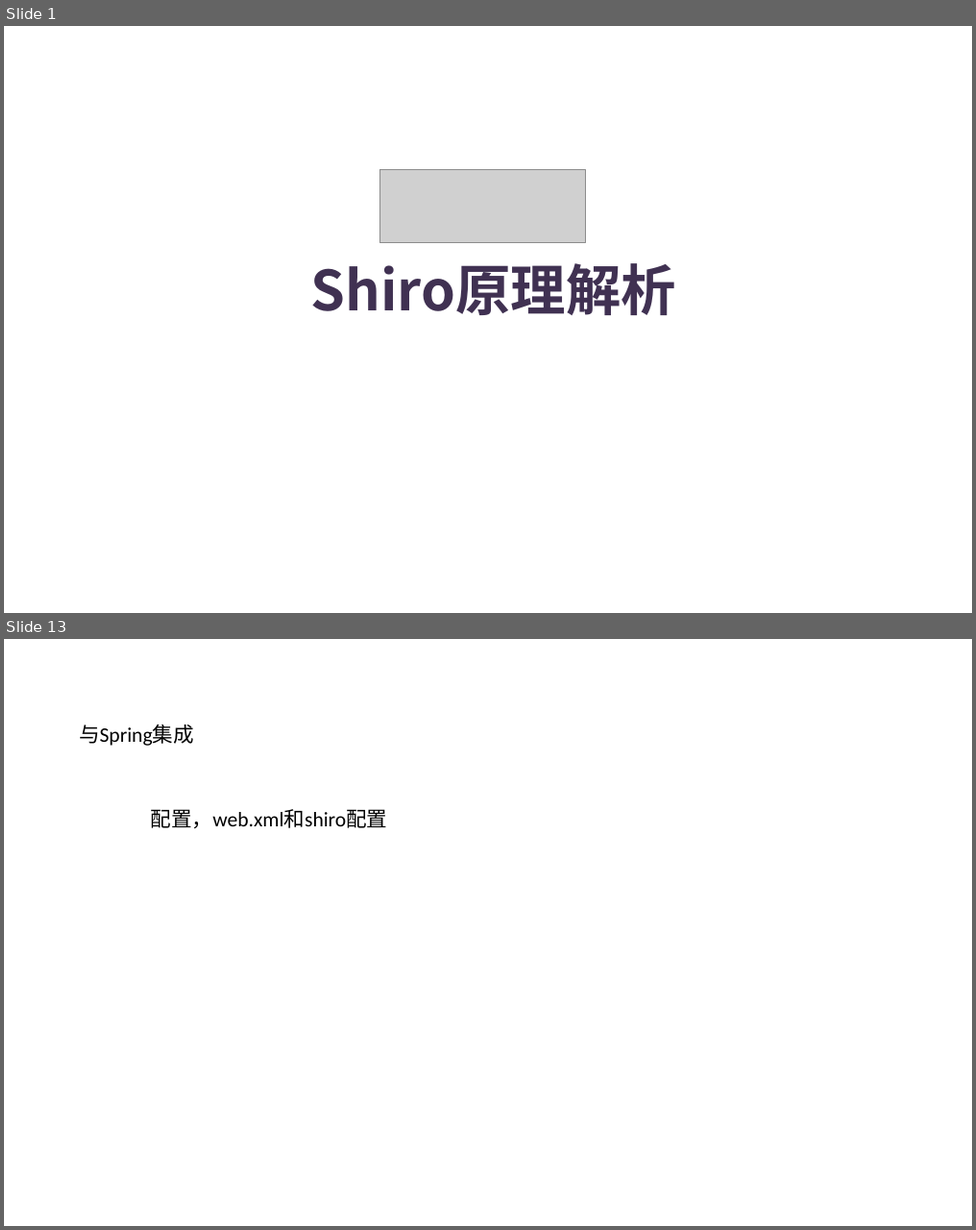
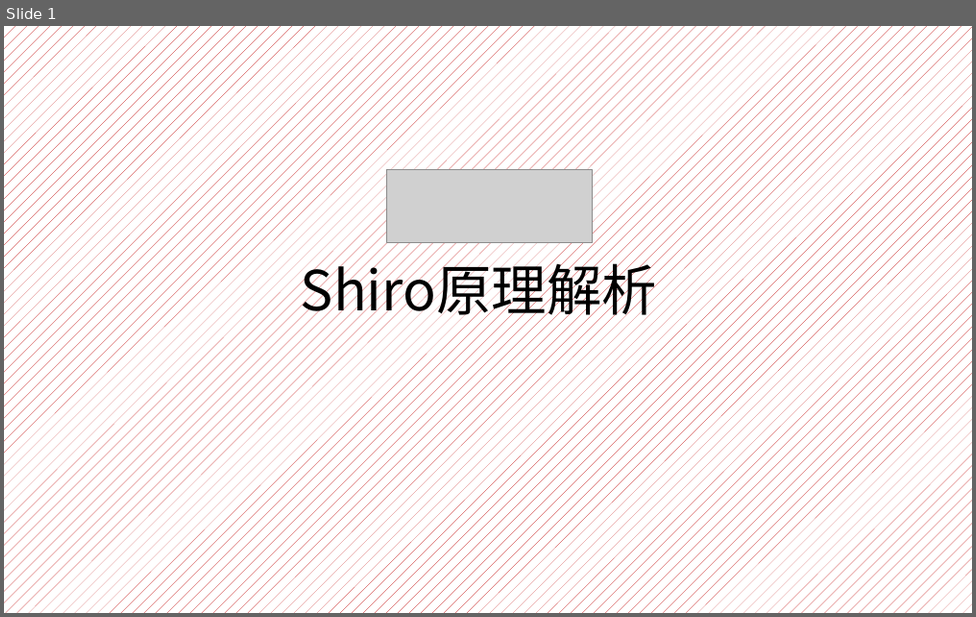
Before and after one commit to yanghaikun/shiro-in-action, a slide deck: shiro原理解析.pptx. Shown one above the other, each under a label of ours: slides 1 and 13 before the commit, slide 1 after it; the slides between them are not shown. The pictures are 976x1230 and 976x617 pixels, drawn with LibreOffice and Linux fonts; fonts in the diff are those of the drawing; grey boxes stand for pictures; background and template pictures are left out. Boxes give left, top, right and bottom in pixels: in the first picture for what was removed or moved away, otherwise in the second. Text is boxed around its words. In the diff, an @@ line names an element or a change of style, - is before the commit and + after.

```diff
--- a/shiro原理解析.pptx
+++ b/shiro原理解析.pptx
@@ slide 13 removed at bbox=[4, 639, 972, 1226], background picture (left out) @@
@@ text removed at bbox=[79, 724, 194, 746] @@
-与Spring集成
@@ text removed at bbox=[151, 809, 388, 828] @@
-配置，web.xml和shiro配置
@@ slide 1 changed as well @@
@@ background picture (left out) to pattern #C00000 on #FFFFFF @@
@@ picture: place and size @@
-picture at bbox=[379, 169, 586, 243]
+picture at bbox=[386, 169, 592, 243]
@@ text "Shiro原理解析": place and size @@
-text "Shiro原理解析" at bbox=[311, 263, 676, 315]
+text "Shiro原理解析" at bbox=[301, 254, 657, 325]
@@ text "Shiro原理解析" at bbox=[301, 254, 657, 325]: text colour #403152 to #000000, bold off @@
```
Also in this commit, not shown: 4 other slides changed, 14 slides added, 22 other slides removed.
